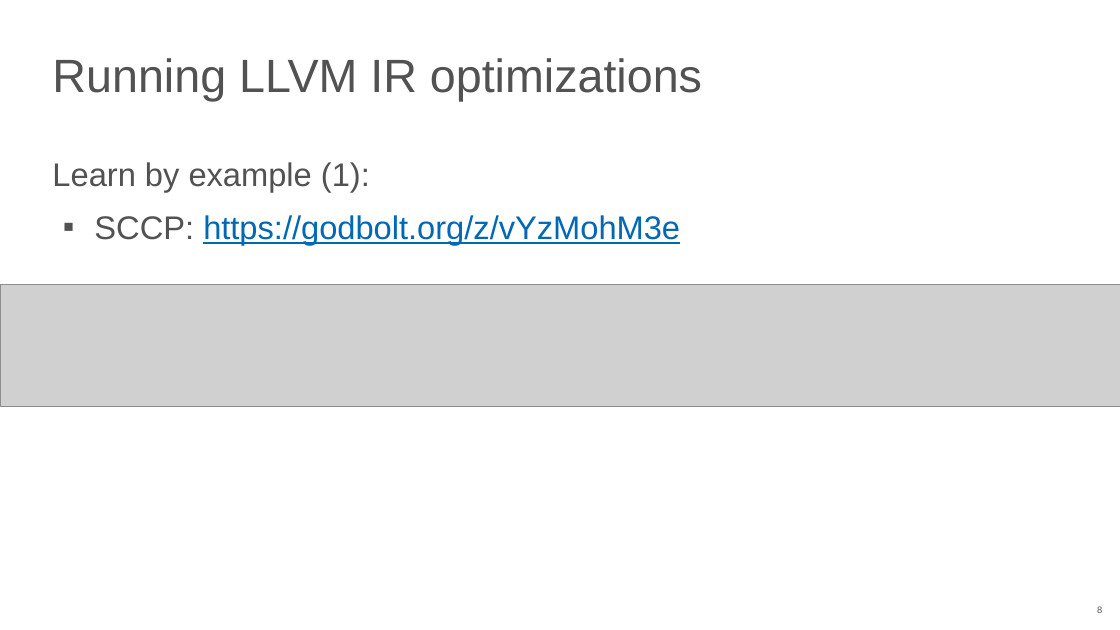
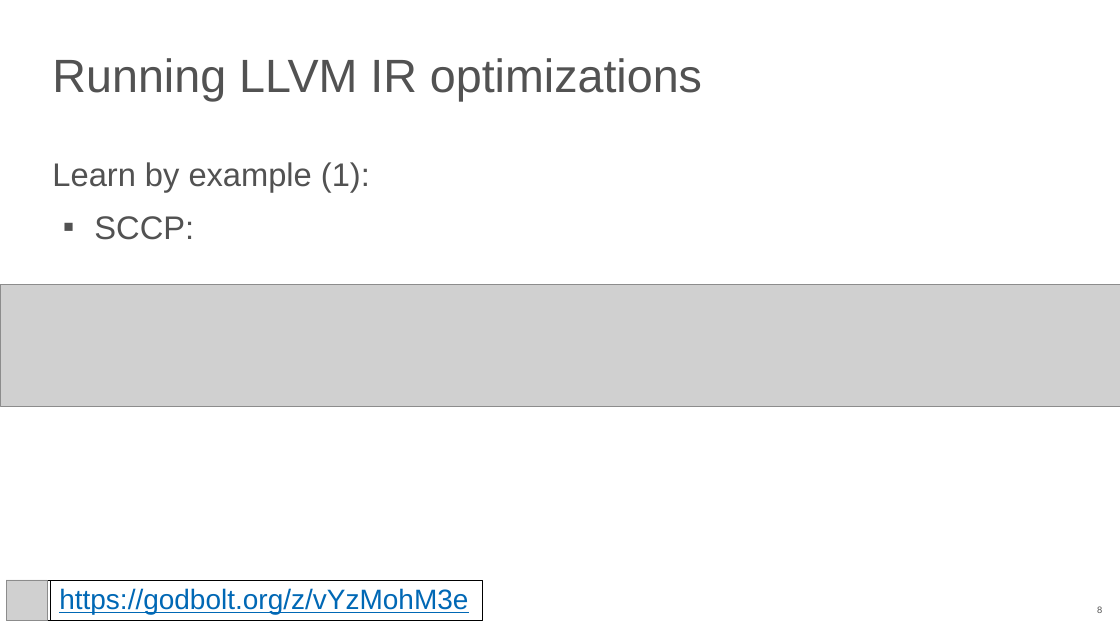
Before and after one commit to NN-complr-tech/Complr-course-lectures, a slide deck: slide 8 of 06-Optimizations-2.pptx. Drawn at 1120x630 pixels with LibreOffice and Linux fonts; fonts in the diff are those of the drawing; grey boxes stand for pictures. Boxes give left, top, right and bottom in pixels: in the first picture for what was removed or moved away, otherwise in the second. Text is boxed around its words. In the diff, an @@ line names an element or a change of style, - is before the commit and + after.

Commit message:
Add 06-Optimizations-2 slides (2025)

```diff
--- a/06-Optimizations-2.pptx
+++ b/06-Optimizations-2.pptx
@@ text at (94,216,194,240): text changed; text colour #0068B5 to #525252 @@
-▪ SCCP: https://godbolt.org/z/vYzMohM3e
+▪ SCCP:
@@ rectangle added at (6,580,482,621), fill #FFFFFF, outline #000000 0.75 pt @@
@@ picture added at (6,580,47,621) @@
@@ rectangle added at (51,580,483,621), fill #FFFFFF, outline #000000 0.75 pt, 24 pt, text #0068B5, underline @@
+https://godbolt.org/z/vYzMohM3e
```
Also in this commit, not shown: 6 other slides changed, 1 slide added.
